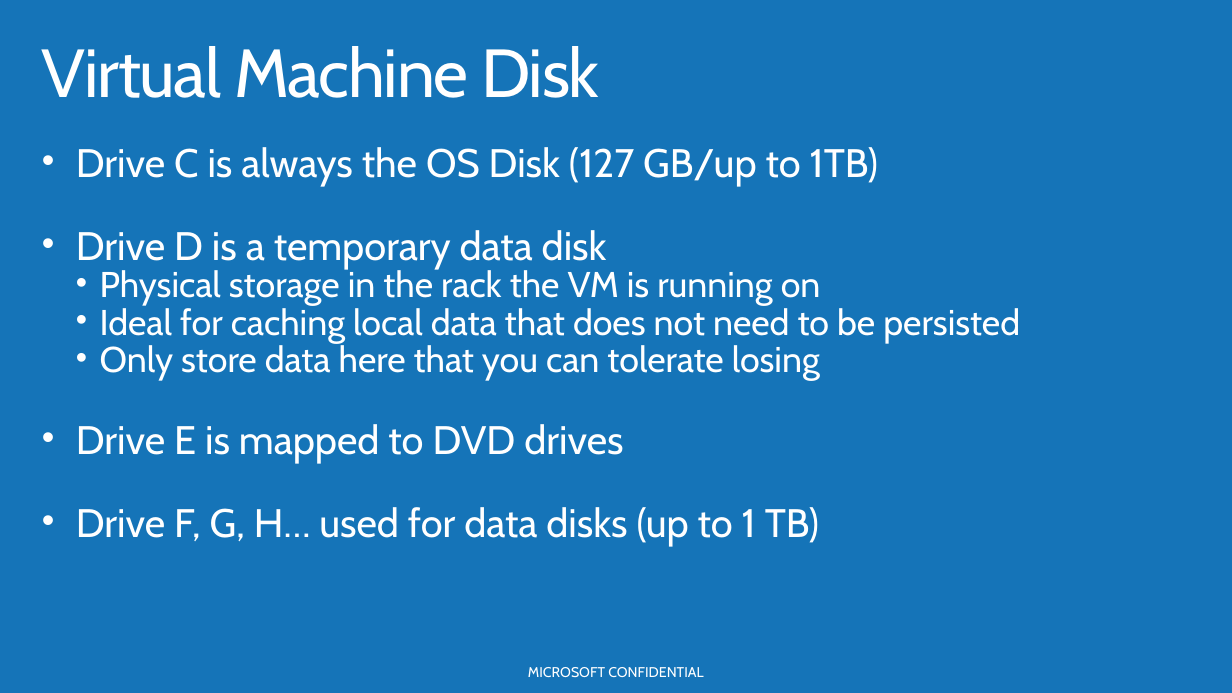
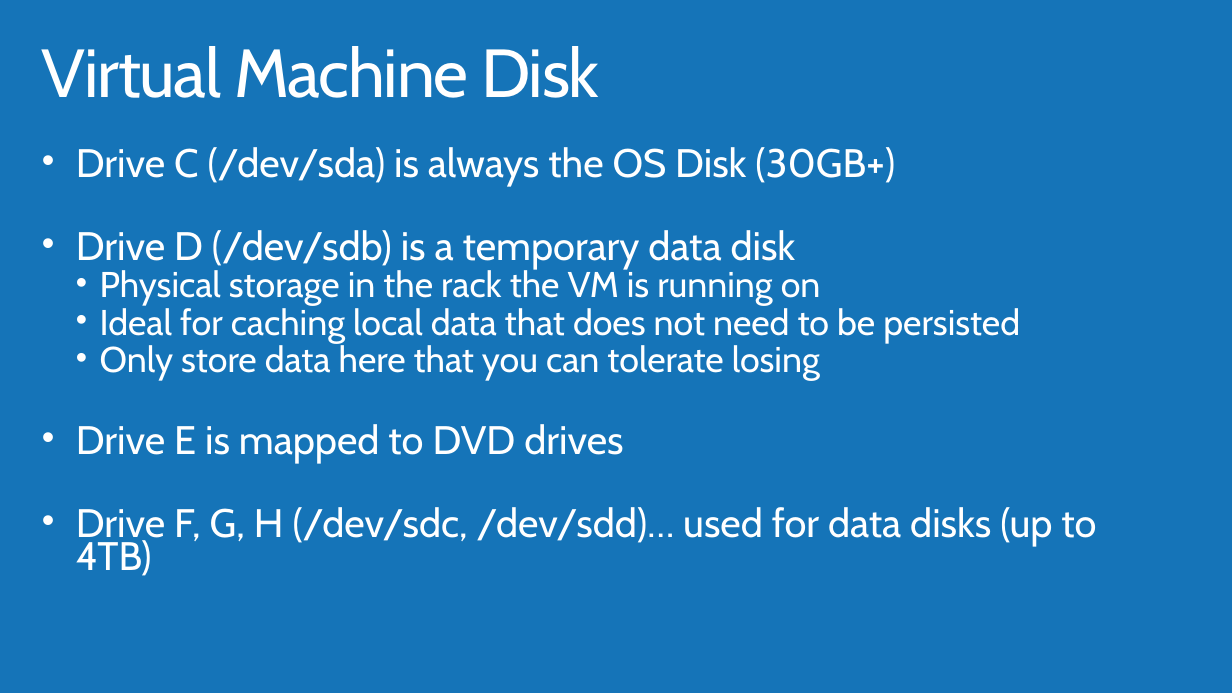
Before and after one commit to AzureCAT-GSI/SAP-on-Azure, a slide deck: slide 5 of Presentations/02_Azure_Compute_Storage_Network_for_SAP.pptx. Drawn at 1232x693 pixels with LibreOffice and Linux fonts; fonts in the diff are those of the drawing; background and template pictures are left out. Boxes give left, top, right and bottom in pixels: in the first picture for what was removed or moved away, otherwise in the second. Text is boxed around its words. In the diff, an @@ line names an element or a change of style, - is before the commit and + after.

```diff
--- a/Presentations/02_Azure_Compute_Storage_Network_for_SAP.pptx
+++ b/Presentations/02_Azure_Compute_Storage_Network_for_SAP.pptx
@@ text at (76,147,895,269): text changed @@
-• Drive C is always the OS Disk (127 GB/up to 1TB)
-• Drive D is a temporary data disk
+• Drive C (/dev/sda) is always the OS Disk (30GB+)
+• Drive D (/dev/sdb) is a temporary data disk
@@ text at (76,507,1096,576): text changed @@
-• Drive F, G, H… used for data disks (up to 1 TB)
+• Drive F, G, H (/dev/sdc, /dev/sdd)… used for data disks (up to 4TB)
@@ text removed at (528,667,703,677) @@
-MICROSOFT CONFIDENTIAL
```
Also in this commit, not shown: 33 other slides changed, 12 slides added, 15 slides removed, 18 other files.
